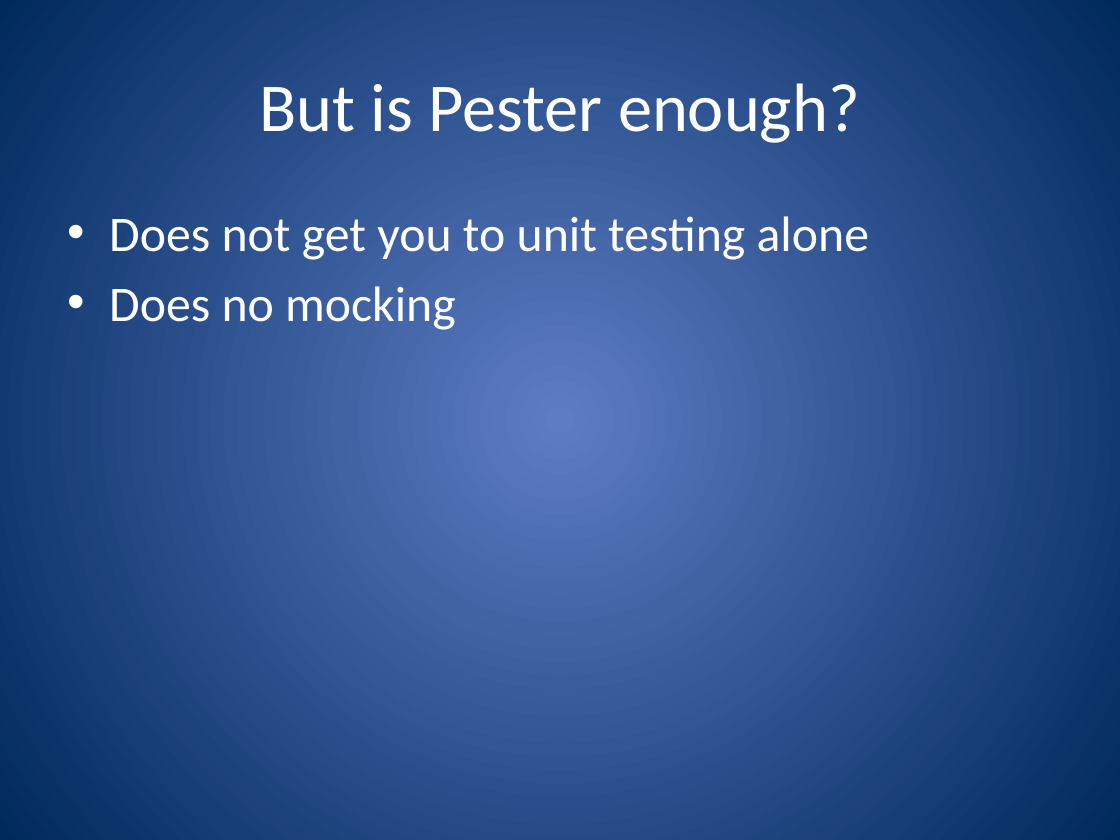
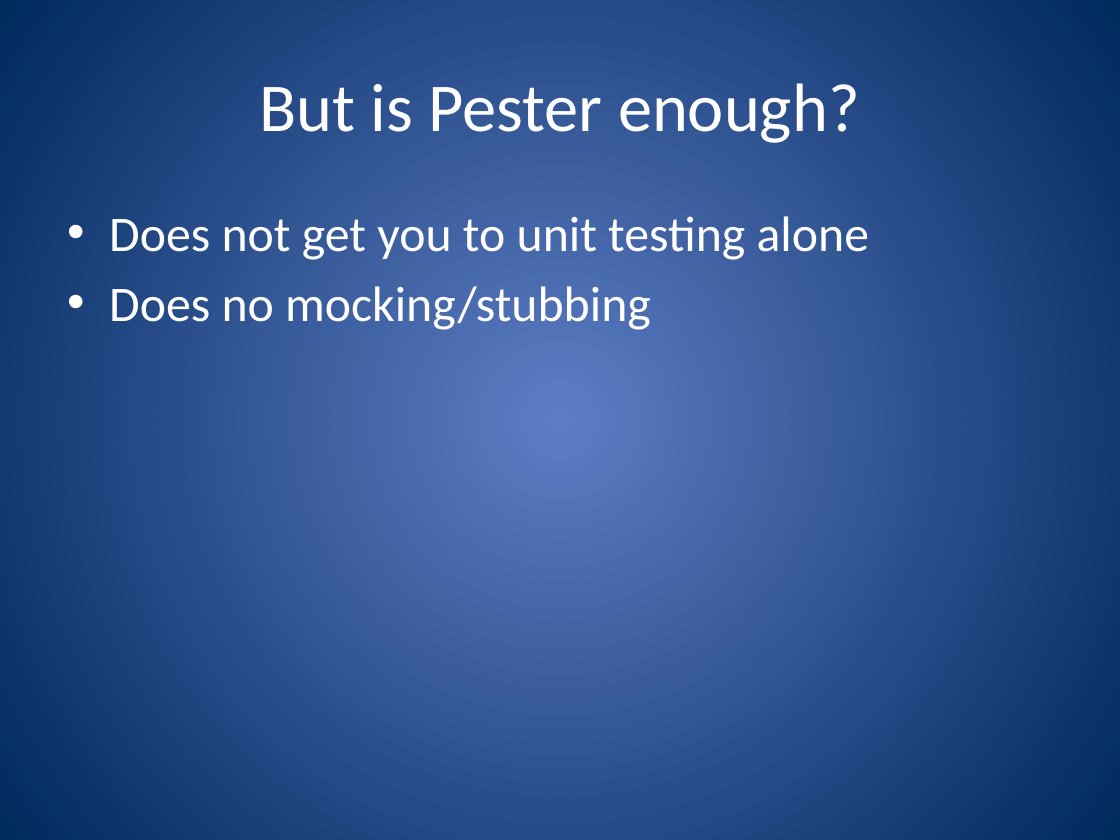
Before and after one commit to ferventcoder/presentations, a slide deck: slide 30 of dotNet/powershellbdd/AutomatedTestingForPowerShell.pptx (slide 27 before the commit). Drawn at 1120x840 pixels with LibreOffice and Linux fonts; fonts in the diff are those of the drawing. Boxes give left, top, right and bottom in pixels: in the first picture for what was removed or moved away, otherwise in the second. Text is boxed around its words. In the diff, an @@ line names an element or a change of style, - is before the commit and + after.

```diff
--- a/dotNet/powershellbdd/AutomatedTestingForPowerShell.pptx
+++ b/dotNet/powershellbdd/AutomatedTestingForPowerShell.pptx
@@ text at [109,286,651,330]: text changed @@
-• Does no mocking
+• Does no mocking/stubbing
```
Also in this commit, not shown: 4 other slides changed, 4 slides added, 1 slide removed.
